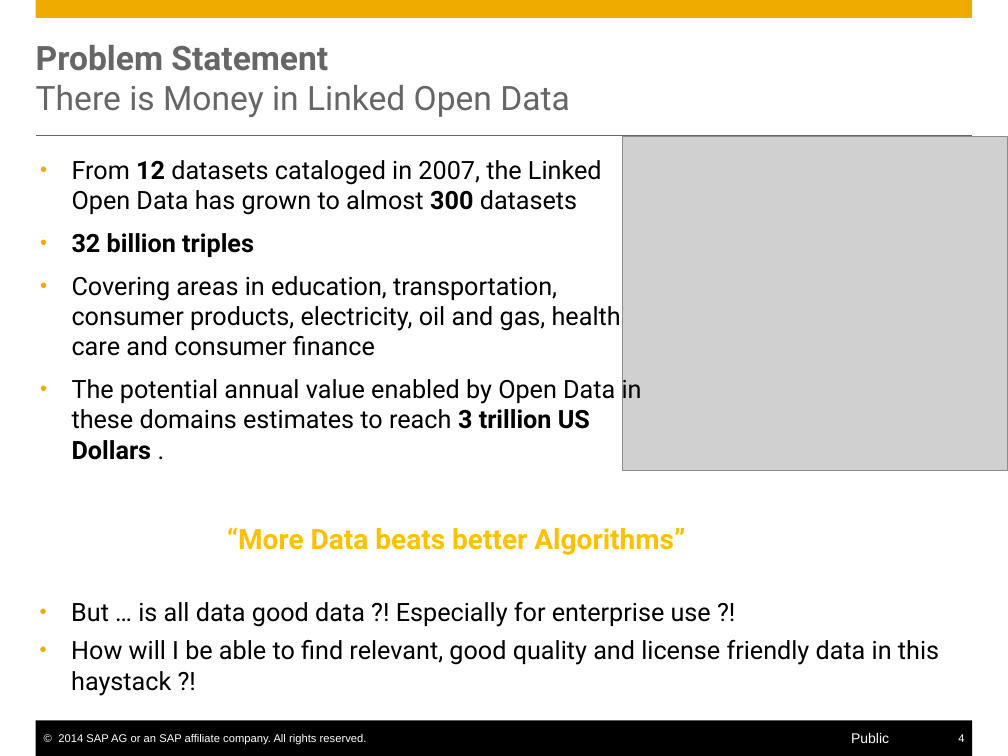
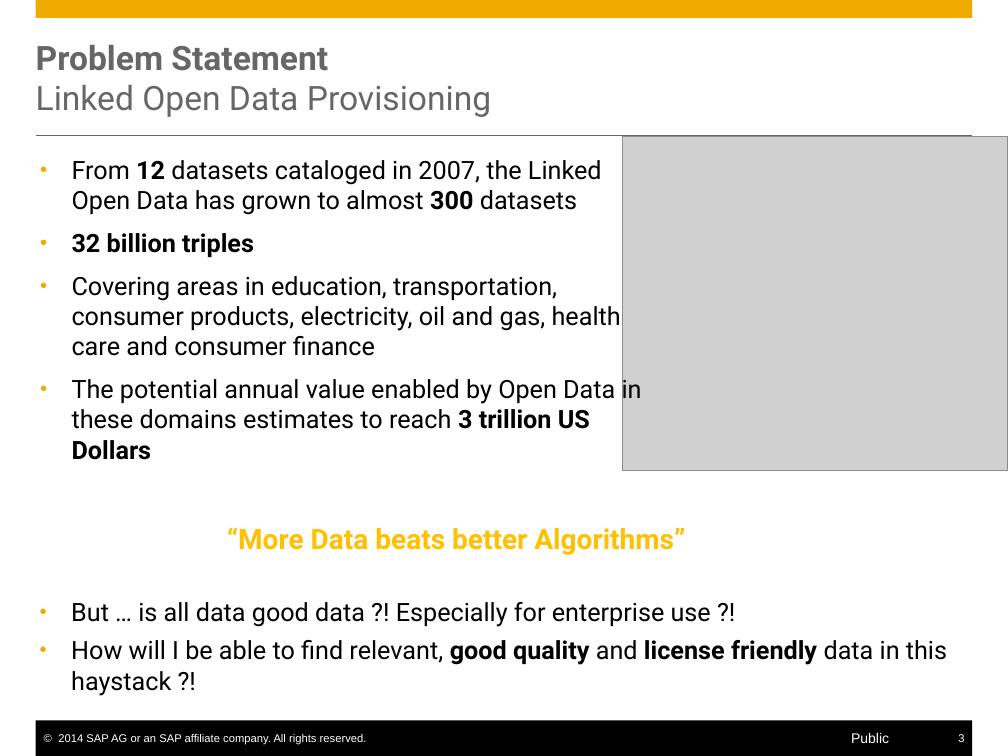
Before and after one commit to S-c-H-i-Z-o/PhD, a slide deck: slide 3 of Progress Reports CIFRE & Workplans/PhD Interim Report/presentation/Self-Service Data Provisioning through Semantic Enrichment of Data.pptx (slide 4 before the commit). Drawn at 1008x756 pixels with LibreOffice and Linux fonts; fonts in the diff are those of the drawing; grey boxes stand for pictures. Boxes give left, top, right and bottom in pixels: in the first picture for what was removed or moved away, otherwise in the second. Text is boxed around its words. In the diff, an @@ line names an element or a change of style, - is before the commit and + after.

```diff
--- a/Progress Reports CIFRE & Workplans/PhD Interim Report/presentation/Self-Service Data Provisioning through Semantic Enrichment of Data.pptx
+++ b/Progress Reports CIFRE & Workplans/PhD Interim Report/presentation/Self-Service Data Provisioning through Semantic Enrichment of Data.pptx
@@ title at [36,45,491,117]: text changed @@
-Problem Statement
-There is Money in Linked Open Data
+Problem Statement
+Linked Open Data Provisioning
@@ text at [72,375,642,460]: text changed @@
-• The potential annual value enabled by Open Data in these domains estimates to reach 3 trillion US Dollars .
+• The potential annual value enabled by Open Data in these domains estimates to reach 3 trillion US Dollars
@@ text at [71,640,947,696]: bold on in "good quality license friendly" @@
@@ page number at [958,734,964,742]: text changed @@
-4
+3
```
Also in this commit, not shown: 16 other slides changed, 17 slides added, 3 slides removed, 23 other files.
